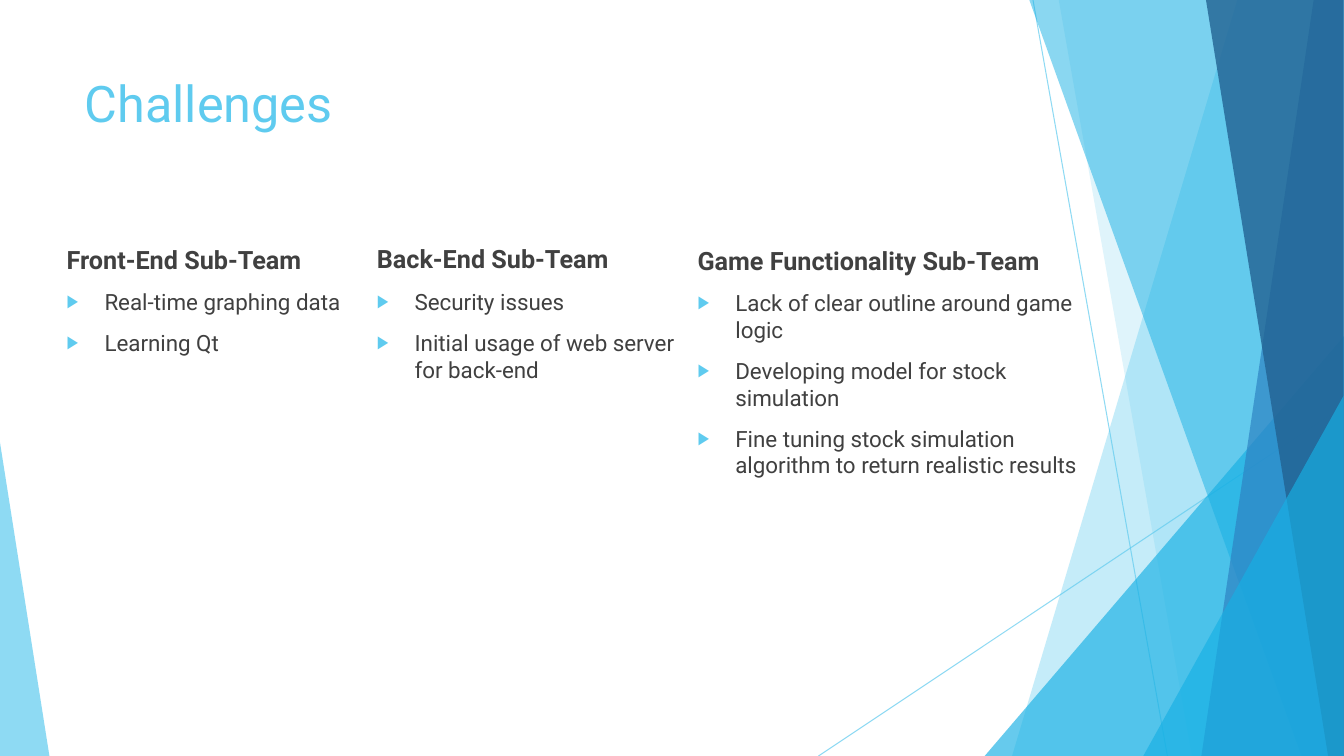
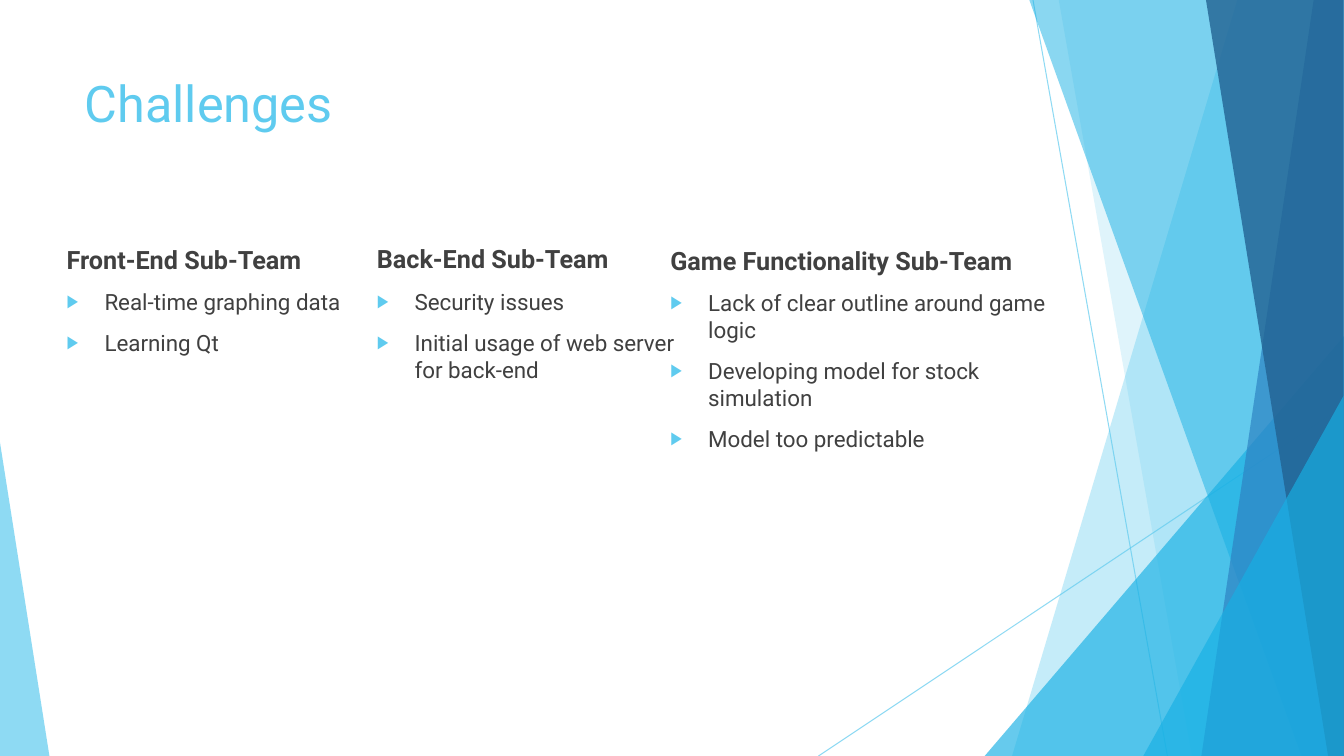
Before and after one commit to fazeelabbasi/CRASH, a slide deck: slide 7 of docs/CMPE 320 Final Group Presentation.pptx. Drawn at 1344x756 pixels with LibreOffice and Linux fonts; fonts in the diff are those of the drawing. Boxes give left, top, right and bottom in pixels: in the first picture for what was removed or moved away, otherwise in the second. Text is boxed around its words. In the diff, an @@ line names an element or a change of style, - is before the commit and + after.

Commit message:
Last slides update

```diff
--- a/docs/CMPE 320 Final Group Presentation.pptx
+++ b/docs/CMPE 320 Final Group Presentation.pptx
@@ text "Game Functionality Sub-Team" moved from (x1=698, y1=251, x2=1076, y2=478) to (x1=670, y1=251, x2=1045, y2=452) @@
@@ text at (x1=708, y1=430, x2=925, y2=452): text changed @@
-▶ Fine tuning stock simulation algorithm to return realistic results
+▶ Model too predictable
```
Also in this commit, not shown: 4 other slides changed, 2 other files.
